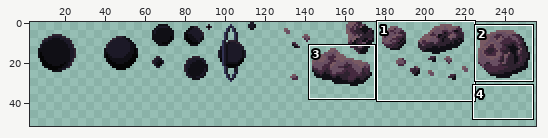
Two states of a pixel-art file, games/Phaser-Snake-Game/public/assets/sprites/bg_spriteSheet_planets.aseprite. The picture above shows the old version from afar; the outline marks the close-up.
Close-up. Earlier state:
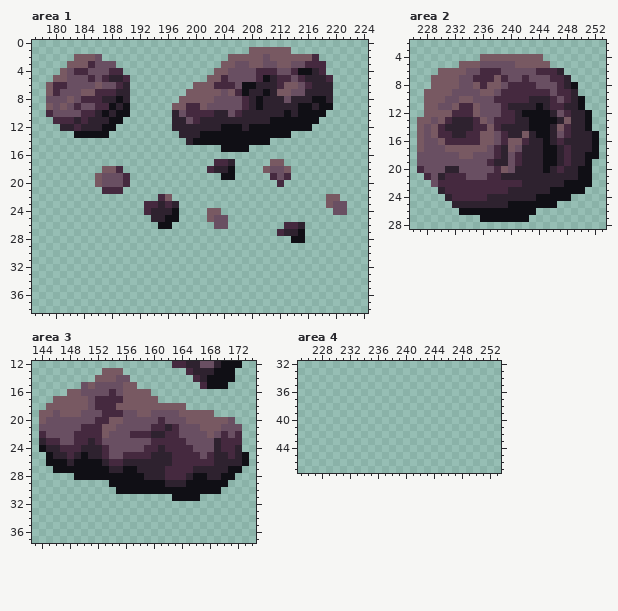
256x256 pixels, 1 frame. Colours within 5 levels of each other are drawn and written as one. Shown: area 1: x 177..224, y 0..38; area 2: x 226..253, y 2..28; area 3: x 143..174, y 12..37; area 4: x 225..253, y 32..47. The wide view leaves out empty margins. The commit also changed other parts of the picture, which this record leaves out.
The result:
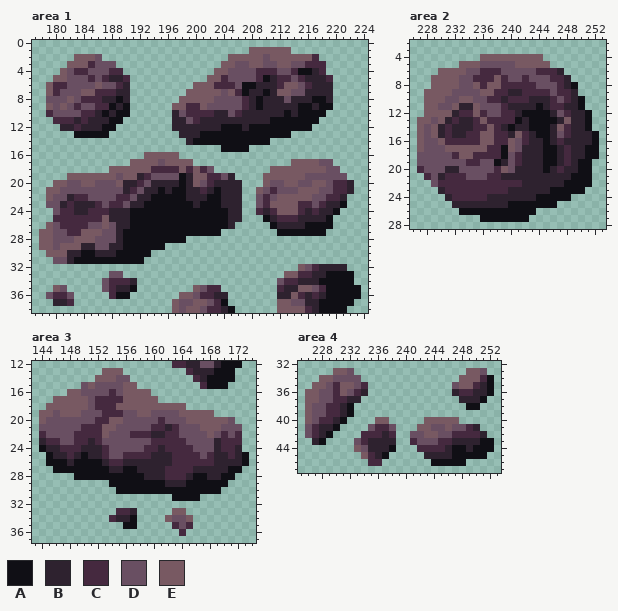
Palette (. is transparent): A #100f15  B #2e222f  C #45293f  D #694f62  E #785962
Change:
Area 1, layer "Asteroids":
y 16: x 193..197 ..... -> EEEEE
y 17: x 191..199 ......... -> EEEEDEEEE; x 203..205 CCB -> ...; x 211..212 EE -> ..; x 214..219 ...... -> EEEEDD
y 18: x 187 E -> .; x 189..205 C............CBBA -> EEEEECCCCECECD...; x 210..212 EDD -> .EE; x 214..220 ....... -> EEEEEDD
y 19: x 182..185 .... -> EEEE; x 187..188 DD -> EE; x 190..205 C.............AA -> EEBCDDDDABEECCDB; x 210..221 .CDC........ -> EEEEEEDDDDDD
y 20: x 180..186 ......E -> EEDDEED; x 189..206 DC................ -> EBBCDBBBBABEDCBBBB; x 210..222 ..C.......... -> EDDEEDDEEDCCB
y 21: x 179..206 ........CCC................. -> EEDDDDDDDDDBCDBBABAABBCBABBB; x 209..222 .............. -> EDCDDDEEEDDCCB
y 22: x 179..206 ................CE.......... -> EDDBCCDDDDCCDBBAAAAABBBAABBB; x 209..221 ..........EE. -> DCDEEEEEDDCCB
y 23: x 179..206 ..............CCBCB......... -> DDBCBBBCDCCDBBAAAAAAABAAABBB; x 209..221 ..........EDD -> DCEEEECCDCBBA
y 24: x 180..196 .............CBBB -> DCCBBCCCBBBAAAAAA; x 198..206 ....EE... -> AAAAAAABB; x 209..221 ...........DD -> CBCEEECBCBBA.
y 25: x 180..195 ..............BB -> CCCCCCCEBBBAAAAA; x 198..206 ....EDD.. -> AAAAAAABB; x 210..219 .......... -> ABCCCBBBBA
y 26: x 179..194 ................ -> EDCCCCDDEDBBAAAA; x 197..205 ......DD. -> AAAAAAAAB; x 211..214 ..CC -> ABBB; x 216..219 .... -> AAAA
y 27: x 178..203 .......................... -> EEDDCCEEEDDBAAAAAAAAAAAAAA; x 212..214 CBB -> AAA; x 216..218 ... -> AAA
y 28: x 178..198 ..................... -> EEDDDEEEDDDBAAAAAAAAA; x 214..215 AA -> ..
y 29: x 178..195 .................. -> EEDEEEBBDDBBAAAAAA
y 30: x 179..193 ............... -> EEEBBAABBBAAAAA
y 31: x 180..192 ............. -> DDBAAAAAAAAAA
y 32: x 215..221 ....... -> EDCBBBB
y 33: x 188..189 .. -> DD; x 213..222 .......... -> EECCBBAAAA
y 34: x 187..191 ..... -> DCCCB; x 212..222 ........... -> DCCBBBAAAAA
y 35: x 180..181 .. -> ED; x 187..191 ..... -> DCBBA; x 200..203 .... -> EDCC; x 212..223 ............ -> CBBEEDCAAAAA
y 36: x 179..182 .... -> DCCD; x 188..190 ... -> CAA; x 198..204 ....... -> EEDCCBB; x 212..223 ............ -> BBECBCBAAAAA
y 37: x 180..182 ... -> BBC; x 197..204 ........ -> EDDEEDCA; x 212..222 ........... -> EEDDBBAAAAA
y 38: x 197..205 ......... -> EDEEDCCBA; x 212..221 .......... -> EEEECBAAAA
Area 2, layer "Asteroids":
y 8: x 239 D -> C
y 9: x 238 D -> C; x 240..241 CC -> BB
y 10: x 237 D -> C; x 239 C -> B
y 11: x 233..234 CC -> BB
y 12: x 232 C -> B; x 236 D -> C
y 13: x 231..232 CB -> BC; x 237 D -> C; x 241 B -> A
y 14: x 230..231 CB -> BC; x 240 B -> A
y 15: x 230 C -> B; x 238 D -> C; x 241..242 BE -> EC
y 16: x 238 D -> C; x 241 E -> D
y 17: x 237 D -> C; x 239 B -> A; x 251 B -> A
y 18: x 232 D -> C; x 235..237 DDD -> CCC; x 239 B -> A
y 19: x 234..235 DD -> CC; x 237..238 CB -> DA; x 250 B -> A
y 21: x 249 B -> A
Area 3, layer "Asteroids":
y 33: x 155..157 ... -> CCB; x 163..164 .. -> EE
y 34: x 154..157 .... -> CBBA; x 162..165 .... -> EDDE
y 35: x 156..157 .. -> AA; x 163..165 ... -> CDC
y 36: x 164 . -> C
Area 4, layer "Asteroids":
y 33: x 230..232 ... -> EED; x 249..251 ... -> EED
y 34: x 228..233 ...... -> EEDDDD; x 248..252 ..... -> EEECA
y 35: x 227..234 ........ -> EEDCEEDC; x 247..252 ...... -> DEECBA
y 36: x 226..234 ......... -> EEDDCEDCB; x 247..252 ...... -> BCCBBA
y 37: x 226..233 ........ -> EEDDCCBB; x 248..251 .... -> BBBA
y 38: x 226..232 ....... -> EDDCCBA; x 249..250 .. -> AA
y 39: x 226..232 ....... -> EDDCCBA
y 40: x 226..231 ...... -> EDCCBA; x 236..237 .. -> EE; x 243..247 ..... -> EEEEE
y 41: x 226..230 ..... -> DCBBA; x 235..238 .... -> DCCD; x 242..250 ......... -> EEDDEDDCB
y 42: x 226..229 .... -> DCBA; x 234..238 ..... -> CCCBC; x 241..251 ........... -> DDEEDDCCCCB
y 43: x 227..228 .. -> BA; x 233..238 ...... -> DCBBBB; x 241..252 ............ -> CDDDCCBBBBAA
y 44: x 233..238 ...... -> EDBBBA; x 242..252 ........... -> CCCCBAABAAA
y 45: x 234..237 .... -> ECBA; x 243..251 ......... -> BBBBAAAAA
y 46: x 235..236 .. -> CC; x 244..248 ..... -> AAAAA
Boxes around the changes in both close-ups, in picture pixels (x1, y1, x2, y2):
changed: (39, 152, 361, 313)
changed: (438, 82, 529, 166)
changed: (571, 145, 592, 180)
added: (109, 508, 137, 529)
added: (165, 508, 193, 536)
added: (305, 368, 494, 466)
